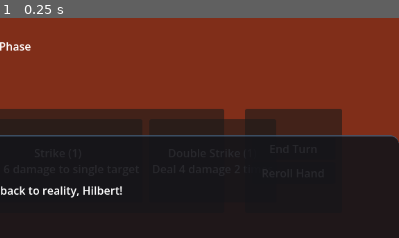
Above: before the commit, frame 1.
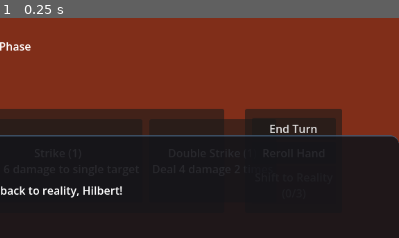
Above: after the commit, the same moment.

Repository: Team-Diospa/Before-The-Colours-Fade
Game: Godot game, scene res://scenes/combat/burning_village.tscn
Two runs of this game, one before a commit and one after it. Both use one fixed random seed, a clock stepped at 60 frames per second and the inputs below. This scene is started directly instead of the project's main scene.
Inputs:
- Up to frame 1 (0.25 s): no input
The pictures show only the part of the screen within x 50-100%, y 48-98%; the shares and areas given below are measured in that part.

The runs differ from the first frame. In frame 1, 0.2% of the frame differs, in the area x 67-80%, y 48-53%.

Commit message:
Update combat UI to show always-visible Dimension Shift button with charge progress

Diff:
--- a/scenes/combat/CombatManager.gd
+++ b/scenes/combat/CombatManager.gd
@@ -279,8 +279,19 @@
 	enemy_block_label.text = "Block: " + str(enemy_block)
 	enemy_intent_label.text = "Intent: " + enemy_intent + " (" + str(enemy_intent_value) + ")"
 
-	# Dimension shifting is only permitted in the Pack Leader fight, and only if the buff is not already acquired.
-	shift_btn.visible = ShiftManager.can_shift() and enemy_name == "Pack Leader" and not GlobalState.has_flag("buff_confidence_active")
+	# Dimension shifting button logic in Pack Leader fight.
+	if enemy_name == "Pack Leader" and not GlobalState.has_flag("buff_confidence_active"):
+		shift_btn.visible = true
+		if ShiftManager.can_shift():
+			shift_btn.disabled = false
+			shift_btn.text = "Shift to Reality\n(READY)"
+		else:
+			shift_btn.disabled = true
+			shift_btn.text = "Shift to Reality\n(" + str(GlobalState.dimension_charge) + "/3)"
+	else:
+		# Hide the button in Castle Boss tutorial and after the buff is already used.
+		shift_btn.visible = false
+
 	reroll_btn.disabled = not DeckManager.can_reroll or player_energy < 1
 
 	# Redraw card hand buttons.
